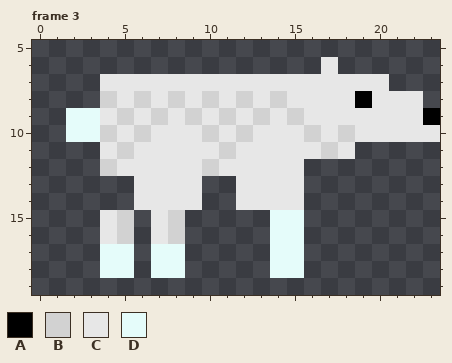
File history of a pixel-art file, Assets/Characters/Animals/HungryPolarbear.ase. This is how it looked before the edit.
24x24 pixels, 4 frames. Shown: frame 3: x 0..23, y 5..19. The old version is drawn lined up with the new one.
Palette (. is transparent): A #000000  B #d2d2d2  C #e7e7e7  D #e5fcfa
Pixels before, frame 3, first column x 2:
 6 ...............C......
 7 ..CCCCCCCCCCCCCCCCC...
 8 ..BCBCBCBCBCBCCCCACCC.
 9 DDCBCBCBCBCBCBCCCCCCCA
10 DDBCBCCCBCBCCCBCBCCCCC
11 ..CBCCCCCBCCCCCBC.....
12 ..BCCCCCBCCCCC........
13 ....CCCC..CCCC........
14 ....CCCC..CCCC........
15 ..CB.CB.....DD........
16 ..CB.CB.....DD........
17 ..DD.DD.....DD........
18 ..DD.DD.....DD........
The result:
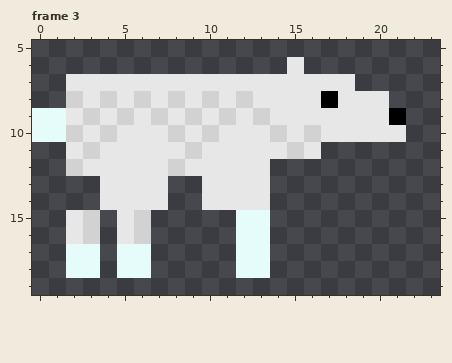
Changes in this commit:
whole drawing moved by +1,+0 (the old picture is shown already moved)
Changed rows in their new state; - is an unchanged pixel.
Frame 3:
first column x 0:
 6 ---------------C-.------
 7 --CC---------------..---
 8 --BC----------C--A-C-..-
 9 DDCB-----------C-----A..
10 DDBC--C-B---C-B---C---..
11 --CB-C---B-C---B-..-----
12 --BCC---B-C---..--------
13 ----CC--..CC--..--------
14 ----CC--..CC--..--------
15 --CB.CB..---DD..--------
16 --CB.CB..---DD..--------
17 --DD.-D..---DD..--------
18 --DD.-D..---DD..--------
